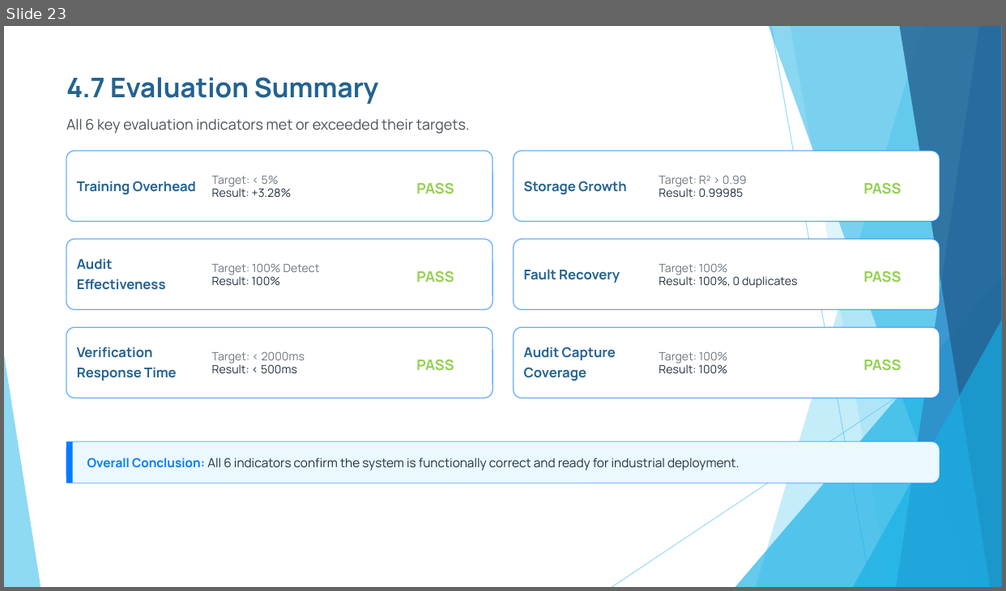
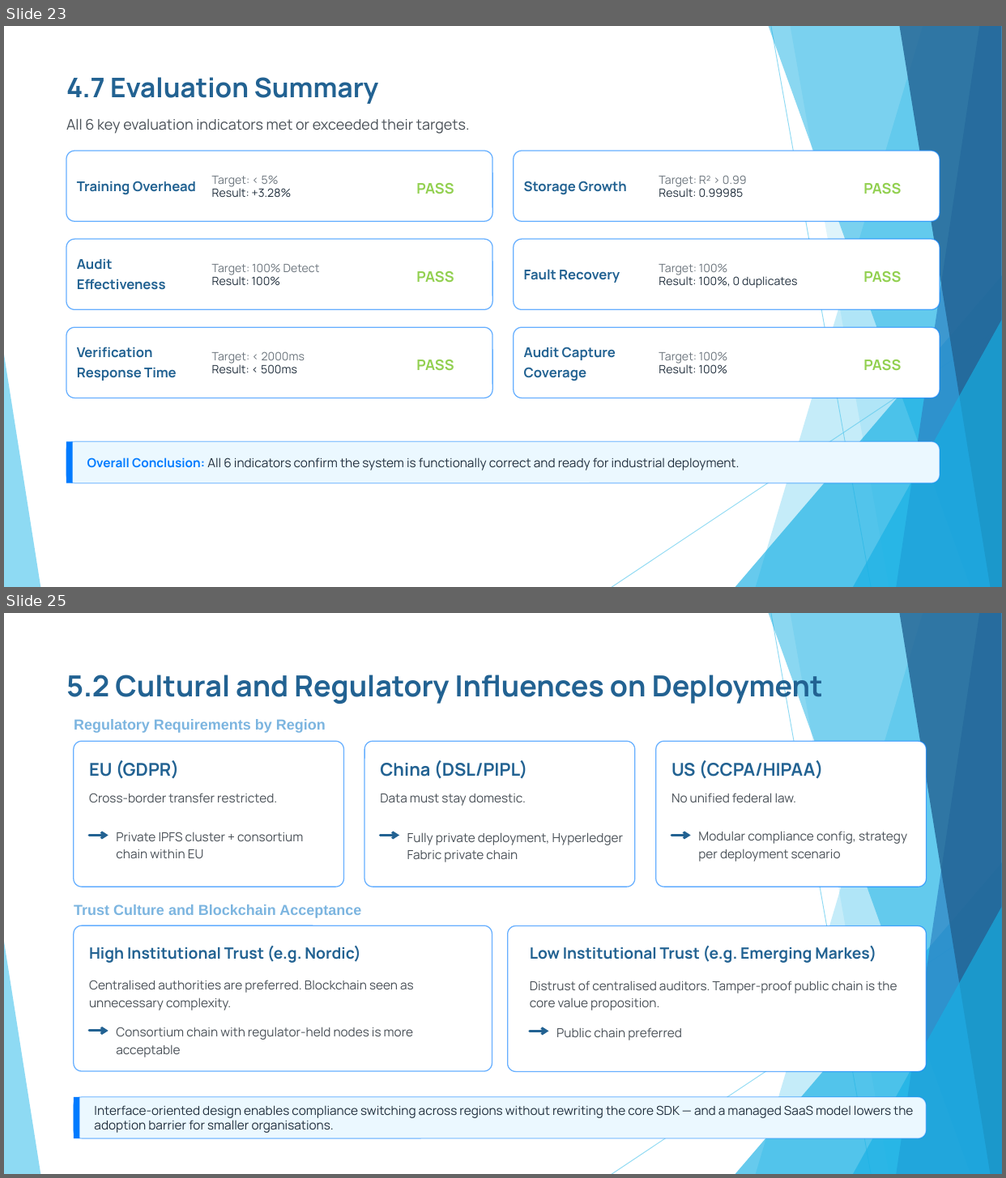
Before and after one commit to xinyuanhu1066/capstone-project, a slide deck: docs/Assessment_3_Presentation.pptx. Shown one above the other, each under a label of ours: slide 23 before the commit, slides 23 and 25 after it; the slides between them are not shown. The pictures are 1006x591 and 1006x1178 pixels, drawn with LibreOffice and Linux fonts; fonts in the diff are those of the drawing. Boxes give left, top, right and bottom in pixels: in the first picture for what was removed or moved away, otherwise in the second. Text is boxed around its words. In the diff, an @@ line names an element or a change of style, - is before the commit and + after.

```diff
--- a/docs/Assessment_3_Presentation.pptx
+++ b/docs/Assessment_3_Presentation.pptx
@@ slide 25 added at <box>4,613,1002,1174</box>, background #FFFFFF; not listed: 10 template elements that a slide beside it also shows @@
@@ text added at <box>66,669,823,705</box>, 28 pt, text #226292, bold @@
+5.2 Cultural and Regulatory Influences on Deployment
@@ text added at <box>74,719,326,733</box>, 14 pt, text #7CB5E0, bold @@
+Regulatory Requirements by Region
@@ group added at <box>74,741,344,887</box>: 3 texts, 1 rounded rectangle, 1 arrow @@
+EU (GDPR)
+Cross-border transfer restricted.
+Private IPFS cluster + consortium chain within EU
@@ group added at <box>364,741,635,887</box>: 3 texts, 1 rounded rectangle, 1 arrow @@
+China (DSL/PIPL)
+Data must stay domestic.
+Fully private deployment, Hyperledger Fabric private chain
@@ group added at <box>656,741,927,887</box>: 3 texts, 1 rounded rectangle, 1 arrow @@
+US (CCPA/HIPAA)
+No unified federal law.
+Modular compliance config, strategy per deployment scenario
@@ text added at <box>74,905,361,918</box>, 14 pt, text #7CB5E0, bold @@
+Trust Culture and Blockchain Acceptance
@@ rounded rectangle added at <box>74,926,492,1072</box>, fill #FFFFFF, outline #007BFF 1 pt @@
@@ rounded rectangle added at <box>508,926,927,1072</box>, fill #FFFFFF, outline #007BFF 1 pt @@
@@ text added at <box>89,946,361,963</box>, 15 pt, text #226292, bold @@
+High Institutional Trust (e.g. Nordic)
@@ text added at <box>530,946,876,963</box>, 15 pt, text #226292, bold @@
+Low Institutional Trust (e.g. Emerging Markes)
@@ text added at <box>89,980,414,1011</box>, 12 pt, text #495057 @@
+Centralised authorities are preferred. Blockchain seen as unnecessary complexity.
@@ text added at <box>530,981,897,1011</box>, 12 pt, text #495057 @@
+Distrust of centralised auditors. Tamper-proof public chain is the core value proposition.
@@ arrow added from (89, 1031) to (108, 1031), #226292 2.25 pt @@
@@ text added at <box>116,1027,413,1058</box>, 12 pt, text #495057 @@
+Consortium chain with regulator-held nodes is more acceptable
@@ arrow added from (530, 1032) to (549, 1032), #226292 2.25 pt @@
@@ text added at <box>556,1028,682,1041</box>, 12 pt, text #495057 @@
+Public chain preferred
@@ rounded rectangle added at <box>74,1097,927,1139</box>, fill #EBF8FF, outline #007BFF 1 pt @@
@@ rounded rectangle added at <box>74,1097,79,1139</box>, fill #007BFF @@
@@ text added at <box>94,1105,913,1133</box>, 12 pt, text #212F3D @@
+Interface-oriented design enables compliance switching across regions without rewriting the core SDK — and a managed SaaS model lowers the adoption barrier for smaller organisations.
```
Also in this commit, not shown: 3 other slides added.
